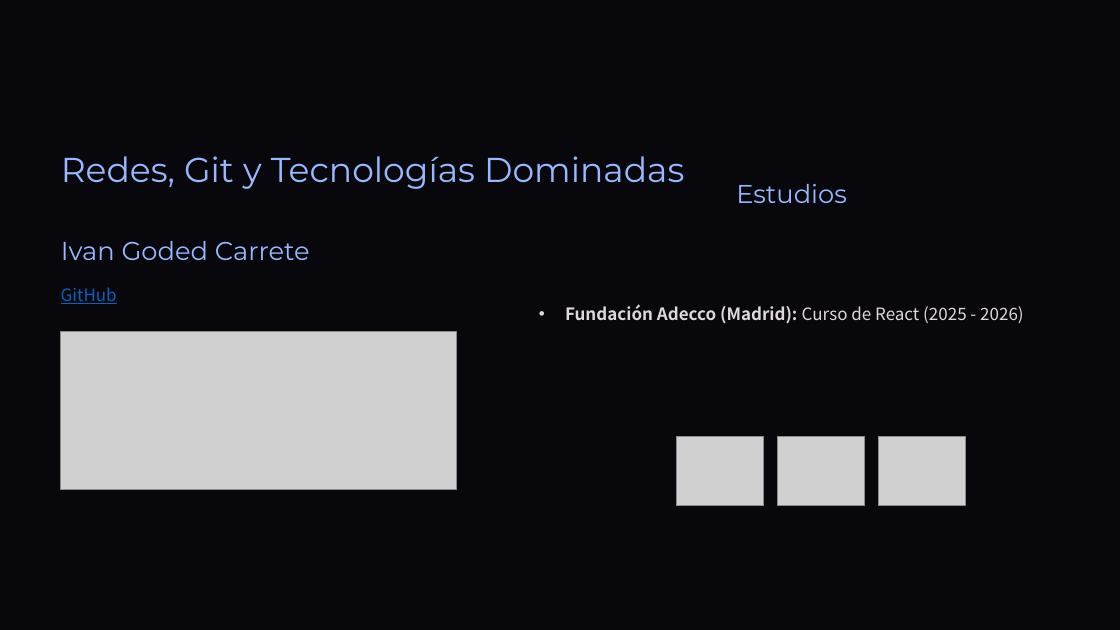
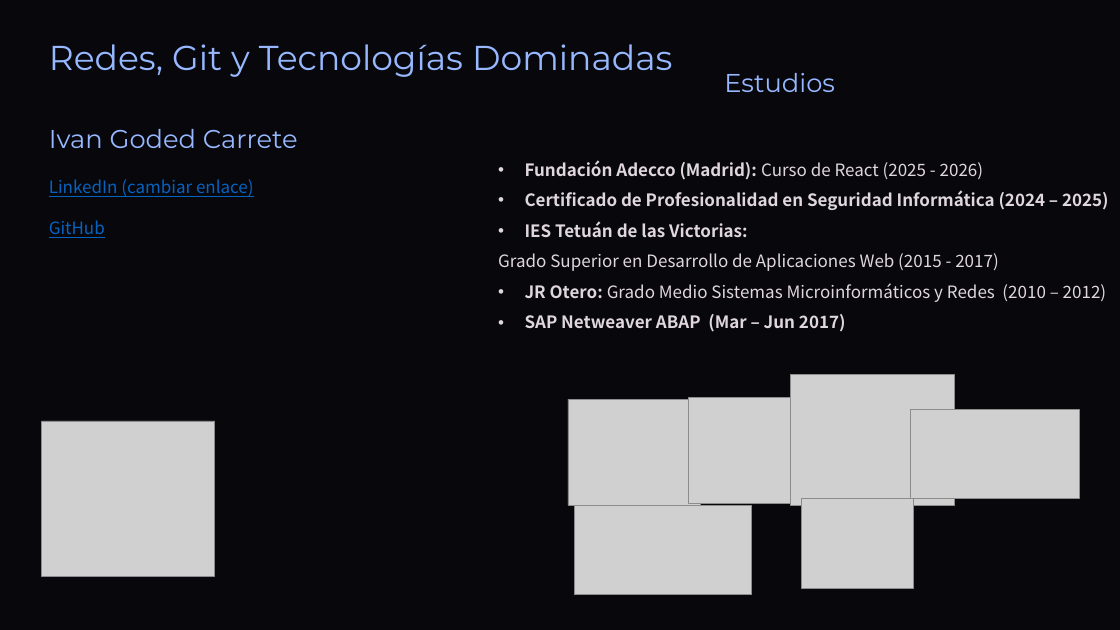
Before and after one commit to DavidCorredorMiguel/proyectogrupo2, a slide deck: slide 4 of Tech-and-Learn-Innovacion-y-Aprendizaje-en-E-commerce (1).pptx. Drawn at 1120x630 pixels with LibreOffice and Linux fonts; fonts in the diff are those of the drawing; grey boxes stand for pictures; background and template pictures are left out. Boxes give left, top, right and bottom in pixels: in the first picture for what was removed or moved away, otherwise in the second. Text is boxed around its words. In the diff, an @@ line names an element or a change of style, - is before the commit and + after.

```diff
--- a/Tech-and-Learn-Innovacion-y-Aprendizaje-en-E-commerce (1).pptx
+++ b/Tech-and-Learn-Innovacion-y-Aprendizaje-en-E-commerce (1).pptx
@@ 3 texts: place and size @@
-3 texts at (61,156,847,260)
+3 texts at (49,44,835,148)
@@ text "Fundación Adecco (Madrid): Curso de ...": place and size @@
-text "Fundación Adecco (Madrid): Curso de ..." at (565,304,1023,324)
+text "Fundación Adecco (Madrid): Curso de ..." at (498,160,1109,332)
@@ text added at (49,179,254,197), 17.5 pt, text #0563C1, underline @@
+LinkedIn (cambiar enlace)
@@ text at (498,190,1109,332): paragraphs added @@
+• Certificado de Profesionalidad en Seguridad Informática (2024 – 2025)
+• IES Tetuán de las Victorias:
+Grado Superior en Desarrollo de Aplicaciones Web (2015 - 2017)
+• JR Otero: Grado Medio Sistemas Microinformáticos y Redes (2010 – 2012)
+• SAP Netweaver ABAP (Mar – Jun 2017)
@@ text "GitHub": place and size @@
-text "GitHub" at (61,287,117,304)
+text "GitHub" at (49,220,105,238)
@@ picture removed at (61,332,457,489) @@
@@ picture: place and size @@
-picture at (878,436,965,505)
+picture at (790,374,954,505)
@@ picture: place and size @@
-picture at (677,436,764,505)
+picture at (568,399,701,505)
@@ picture: place and size @@
-picture at (778,436,864,505)
+picture at (689,398,822,504)
@@ picture added at (910,409,1079,498) @@
@@ picture added at (42,421,215,576) @@
@@ picture added at (574,505,751,595) @@
@@ picture added at (802,498,913,588) @@
```
Also in this commit, not shown: 11 other slides changed, 11 slides added, 11 other files.
